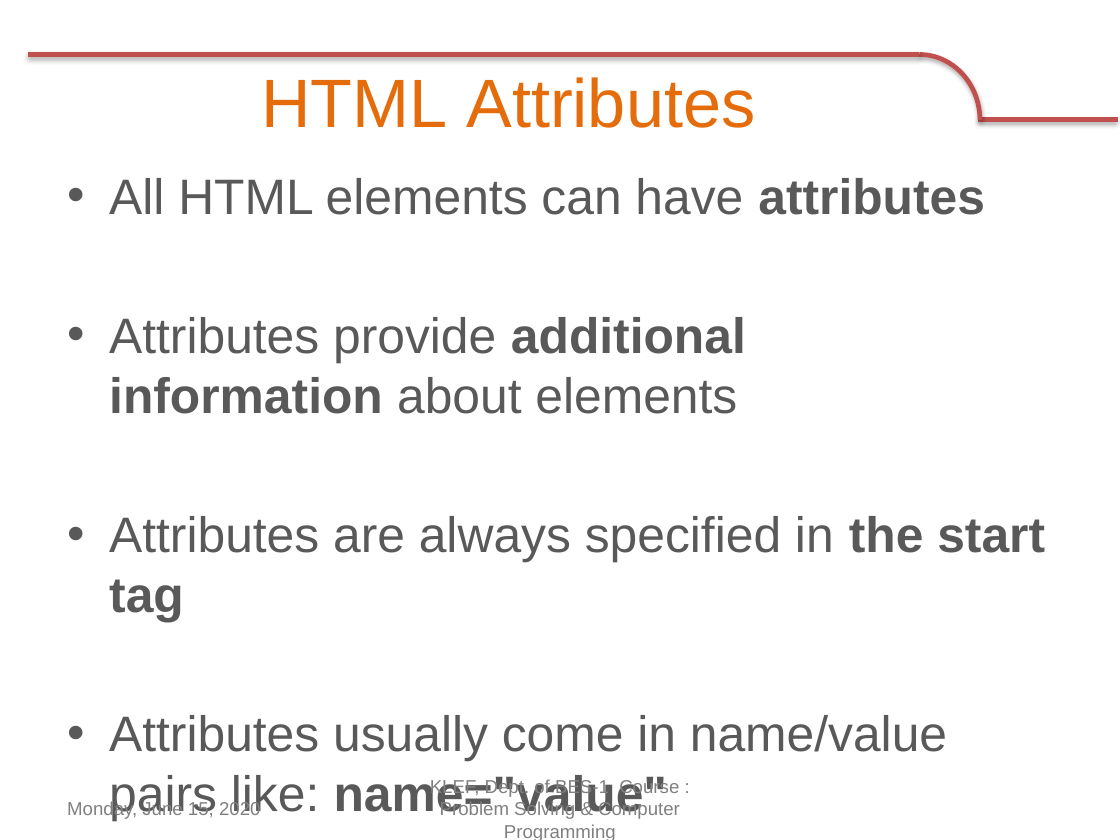
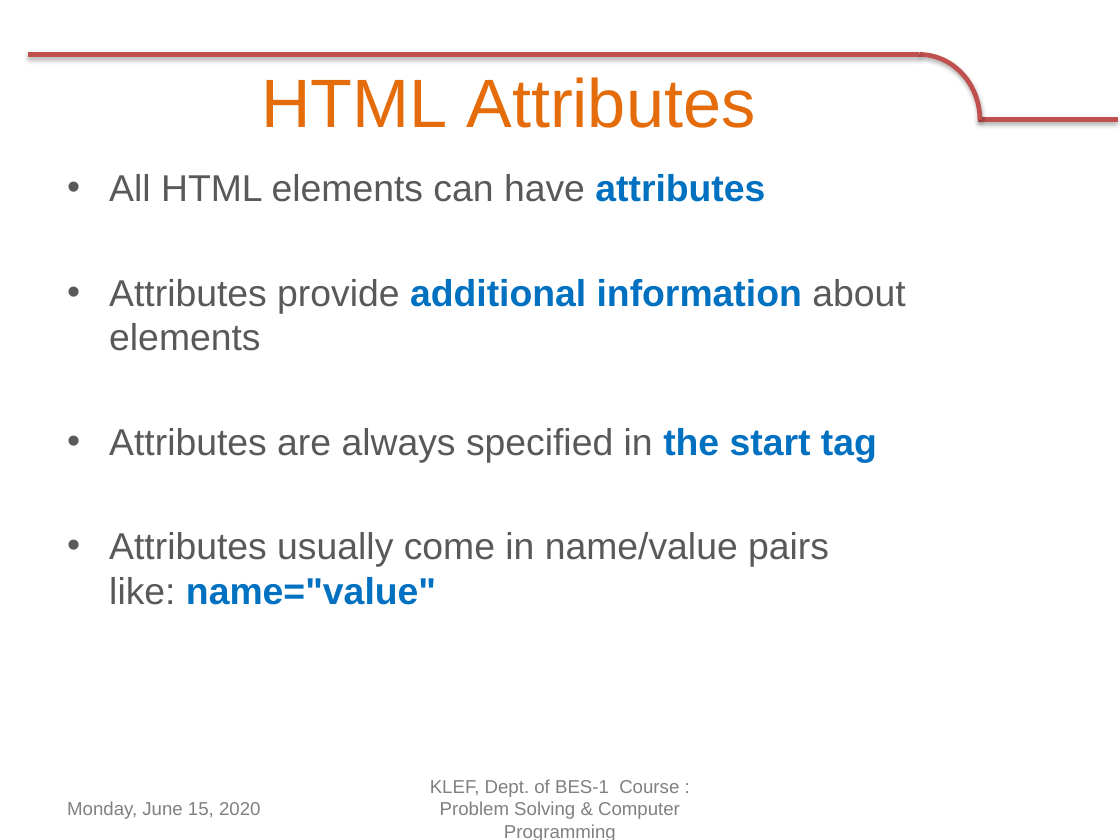
Before and after one commit to navbharti/https---github.com-navbharti-webdesign, a slide deck: slide 6 of html/ppt/day two.pptx. Drawn at 1120x840 pixels with LibreOffice and Linux fonts; fonts in the diff are those of the drawing; background and template pictures are left out. Boxes give left, top, right and bottom in pixels: in the first picture for what was removed or moved away, otherwise in the second. Text is boxed around its words. In the diff, an @@ line names an element or a change of style, - is before the commit and + after.

```diff
--- a/html/ppt/day two.pptx
+++ b/html/ppt/day two.pptx
@@ text "All HTML elements can have ..." at [109, 174, 905, 605]: size 32 to 24 pt; text colour #595959 to #0070C0 in "attributes", "additional information", "the start tag", "name="value""; less space between paragraphs @@
```
Also in this commit, not shown: 6 other slides changed, 9 slides added, 2 other files.
